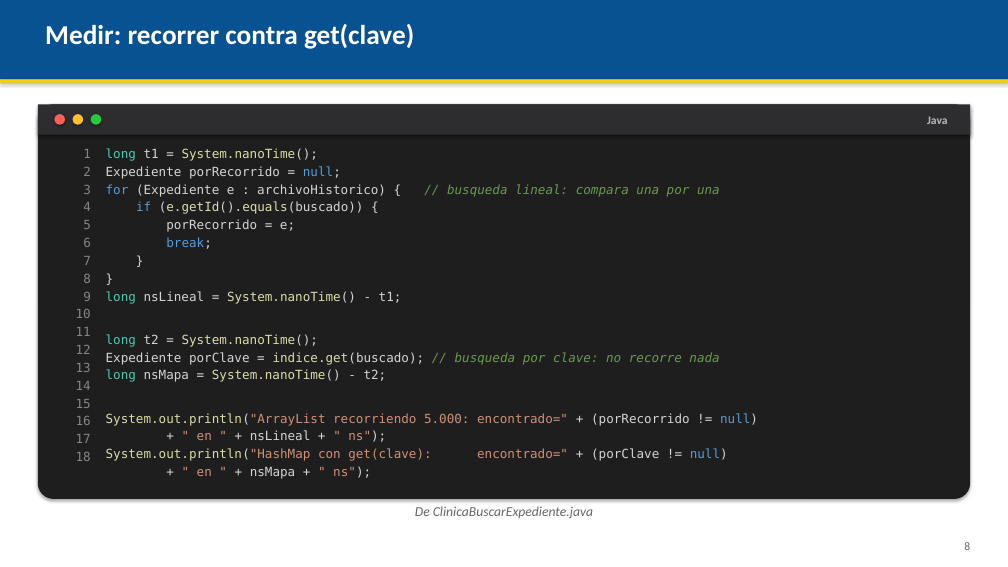
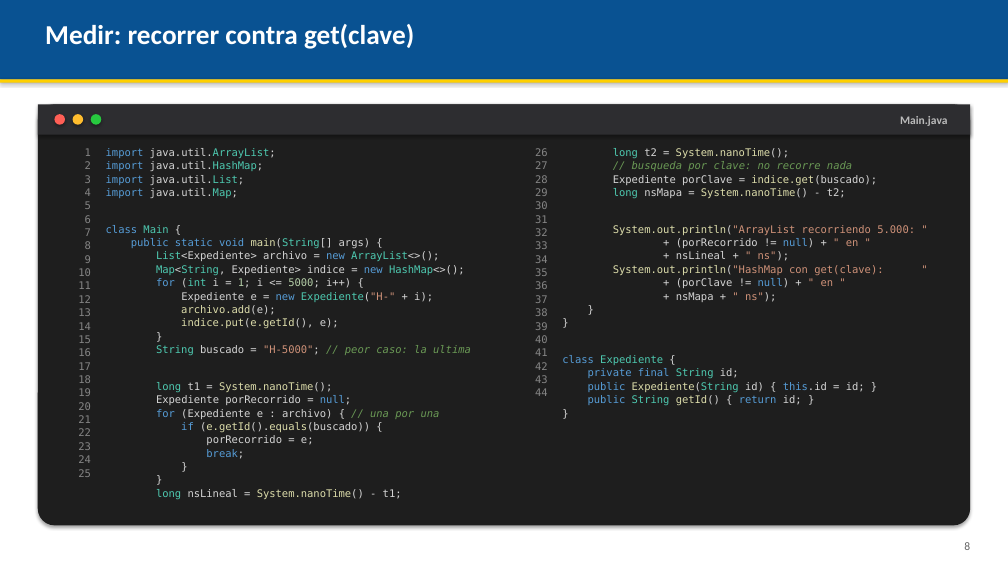
Before and after one commit to AndresDFX/UNIAJ, a slide deck: slide 8 of Programacion II/Clases/Clase 4 - Mapas conjuntos e interfaces graficas GUI/Presentacion.pptx. Drawn at 1008x567 pixels with LibreOffice and Linux fonts; fonts in the diff are those of the drawing. Boxes give left, top, right and bottom in pixels: in the first picture for what was removed or moved away, otherwise in the second. Text is boxed around its words. In the diff, an @@ line names an element or a change of style, - is before the commit and + after.

```diff
--- a/Programacion II/Clases/Clase 4 - Mapas conjuntos e interfaces graficas GUI/Presentacion.pptx
+++ b/Programacion II/Clases/Clase 4 - Mapas conjuntos e interfaces graficas GUI/Presentacion.pptx
@@ rounded rectangle: place and size @@
-rounded rectangle at (38,104,970,499)
+rounded rectangle at (38,104,970,526)
@@ text at (900,116,947,126): text changed @@
-Java
+Main.java
@@ text at (78,148,91,383): size 12 to 10 pt in "1", "2", "3", "4" and 14 more places; less space between paragraphs @@
@@ text at (106,148,471,355): paragraphs added @@
+import java.util.ArrayList;
+import java.util.HashMap;
+import java.util.List;
+import java.util.Map;
+class Main {
+public static void main(String[] args) {
+List<Expediente> archivo = new ArrayList<>();
+Map<String, Expediente> indice = new HashMap<>();
+for (int i = 1; i <= 5000; i++) {
+Expediente e = new Expediente("H-" + i);
+archivo.add(e);
+indice.put(e.getId(), e);
+}
+String buscado = "H-5000"; // peor caso: la ultima
@@ text added at (535,148,548,396), 10 pt, text #858585 @@
+26
+27
+28
+29
+30
+31
+32
+33
+34
+35
+36
+37
+38
+39
+40
+41
+42
+43
+44
@@ text added at (562,148,915,406), 10 pt, text #D4D4D4 @@
+long t2 = System.nanoTime();
+// busqueda por clave: no recorre nada
+Expediente porClave = indice.get(buscado);
+long nsMapa = System.nanoTime() - t2;
+System.out.println("ArrayList recorriendo 5.000: "
++ (porRecorrido != null) + " en "
++ nsLineal + " ns");
+System.out.println("HashMap con get(clave): "
++ (porClave != null) + " en "
++ nsMapa + " ns");
+}
+}
+class Expediente {
+private final String id;
+public Expediente(String id) { this.id = id; }
+public String getId() { return id; }
+}
@@ text at (106,334,758,479): paragraphs removed @@
-long t2 = System.nanoTime();
-Expediente porClave = indice.get(buscado); // busqueda por clave: no recorre nada
-long nsMapa = System.nanoTime() - t2;
-System.out.println("ArrayList recorriendo 5.000: encontrado=" + (porRecorrido != null)
-+ " en " + nsLineal + " ns");
-System.out.println("HashMap con get(clave): encontrado=" + (porClave != null)
-+ " en " + nsMapa + " ns");
@@ text at (78,388,91,477): paragraphs added @@
+19
+20
+21
+22
+23
+24
+25
@@ text at (156,382,402,499): size 12 to 10 pt in "long t1 = System.nanoTime();", "Expediente porRecorrido = null;", "if (e.getId().equals(buscado)) {", "porRecorrido = e;" and 4 more places; less space between paragraphs @@
@@ text at (156,409,440,419): text changed; size 12 to 10 pt; text colour #6A9955 to #D4D4D4 @@
-for (Expediente e : archivoHistorico) { // busqueda lineal: compara una por una
+for (Expediente e : archivo) { // una por una
@@ text removed at (415,506,593,519) @@
-De ClinicaBuscarExpediente.java
```
Also in this commit, not shown: 7 other slides changed, 53 other files.
